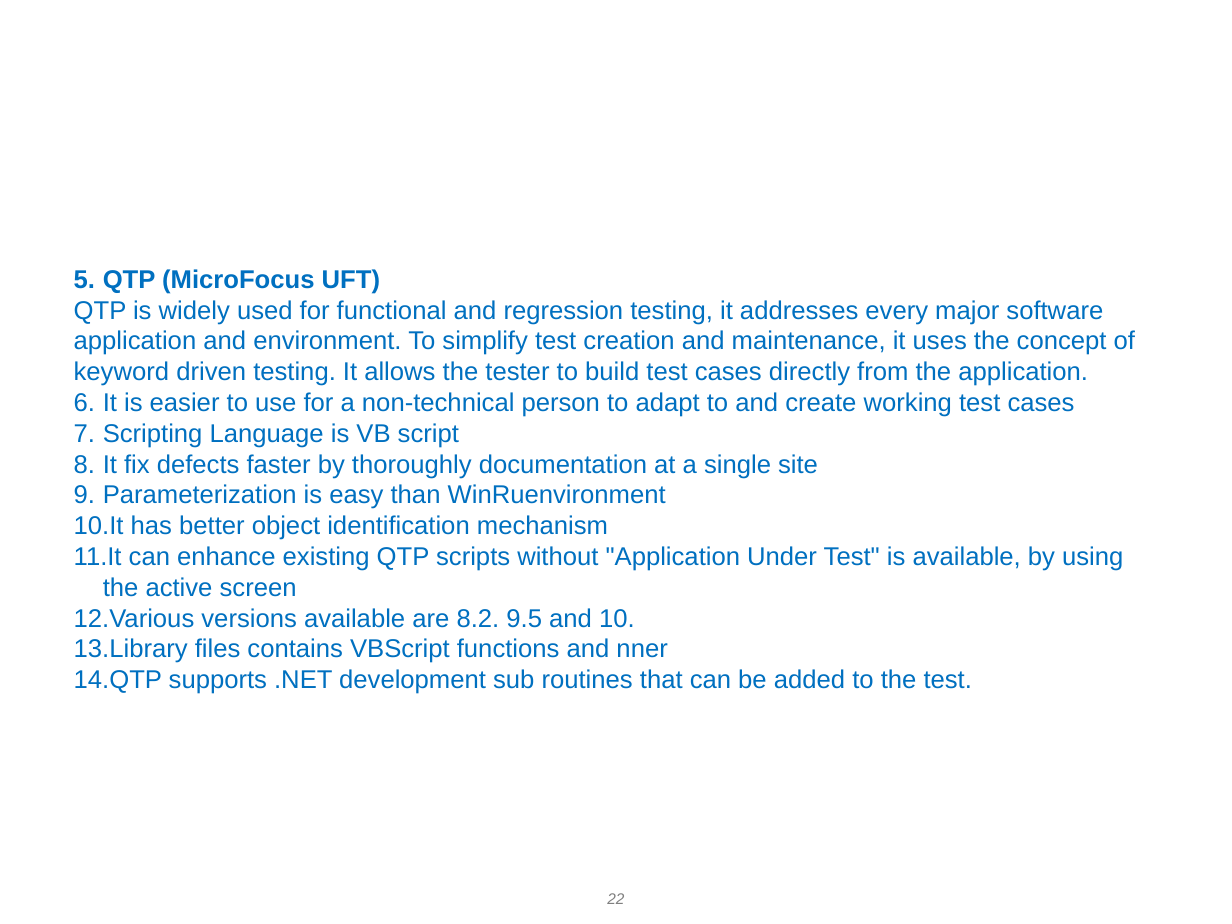
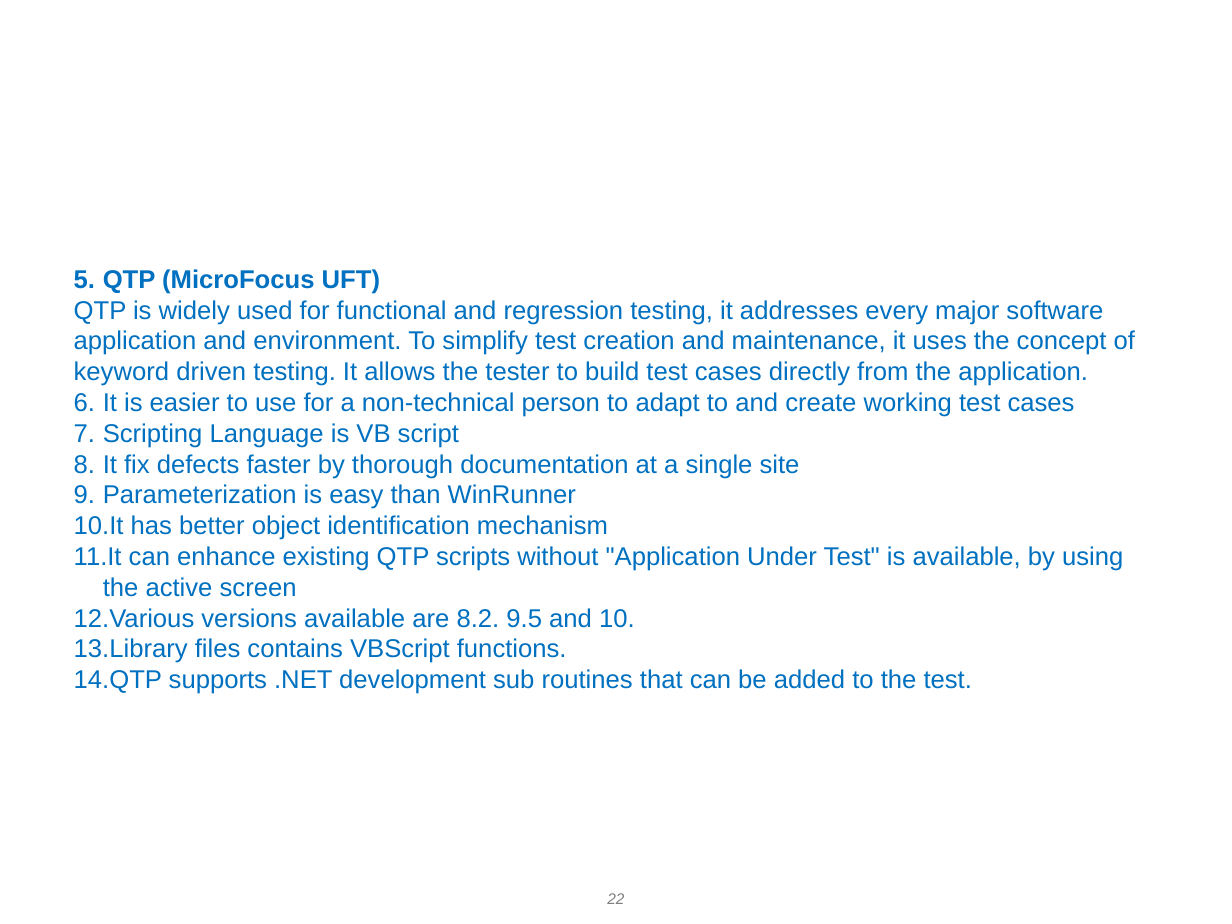
Before and after one commit to sunilkumarg-techbrain/InterviewQuestions, a slide deck: slide 22 of DAY 1 - Introduction to Automation.ppt. Drawn at 1232x924 pixels with LibreOffice and Linux fonts; fonts in the diff are those of the drawing; background and template pictures are left out. Boxes give left, top, right and bottom in pixels: in the first picture for what was removed or moved away, otherwise in the second. Text is boxed around its words. In the diff, an @@ line names an element or a change of style, - is before the commit and + after.

```diff
--- a/DAY 1 - Introduction to Automation.ppt
+++ b/DAY 1 - Introduction to Automation.ppt
@@ text at (103,454,800,509): text changed @@
-3. It fix defects faster by thoroughly documentation at a single site
-4. Parameterization is easy than WinRuenvironment
+3. It fix defects faster by thorough documentation at a single site
+4. Parameterization is easy than WinRunner
@@ text at (74,638,567,663): text changed @@
-8. Library files contains VBScript functions and nner
+8. Library files contains VBScript functions.
```
Also in this commit, not shown: 15 other slides changed, 13 other files.
